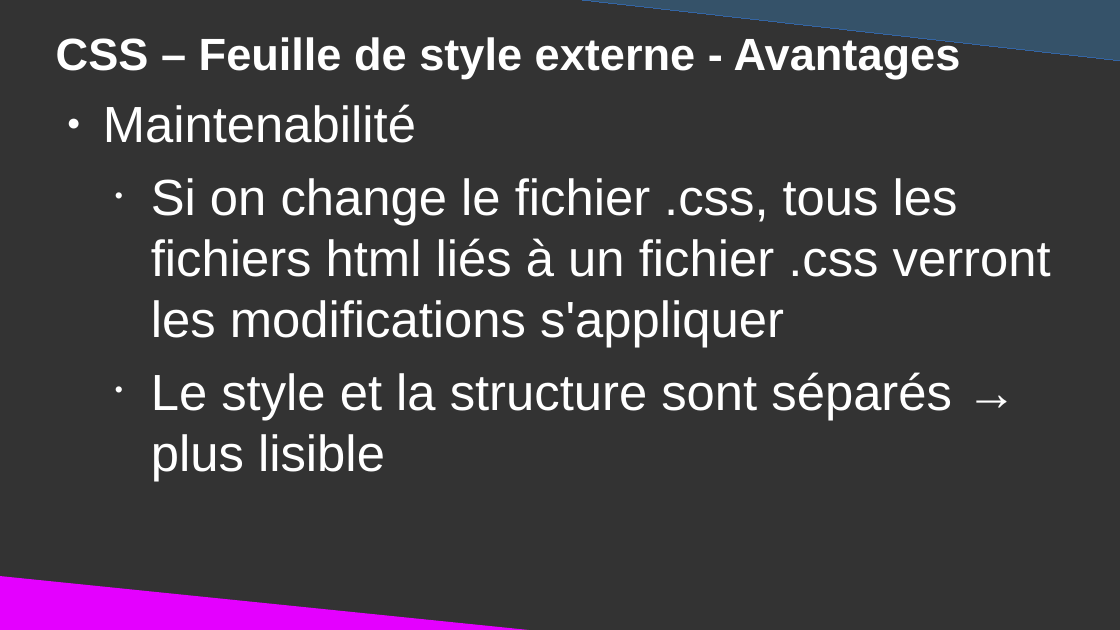
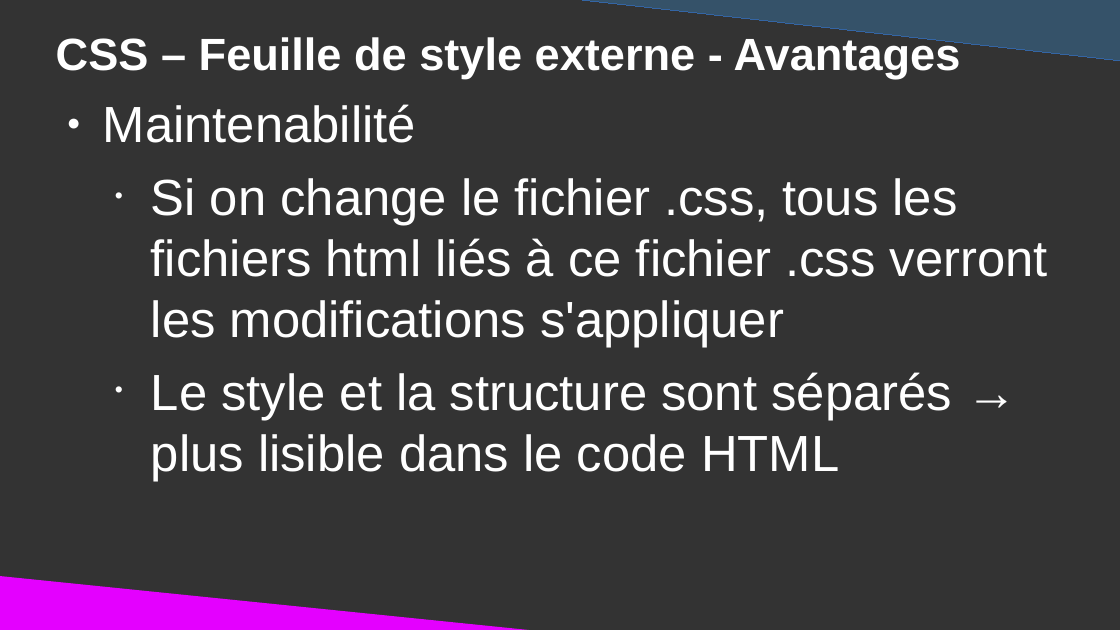
Before and after one commit to DanYellow/cours, a slide deck: slide 43 of integration-web-s1/travaux-pratiques/numero-3/presentation.odp (slide 42 before the commit). Drawn at 1120x630 pixels with LibreOffice and Linux fonts; fonts in the diff are those of the drawing. Boxes give left, top, right and bottom in pixels: in the first picture for what was removed or moved away, otherwise in the second. Text is boxed around its words. In the diff, an @@ line names an element or a change of style, - is before the commit and + after.

```diff
--- a/integration-web-s1/travaux-pratiques/numero-3/presentation.odp
+++ b/integration-web-s1/travaux-pratiques/numero-3/presentation.odp
@@ text at (x1=151, y1=178, x2=1048, y2=481): text changed @@
-  • Si on change le fichier .css, tous les fichiers html liés à un fichier .css verront les modifications s'appliquer
-  • Le style et la structure sont séparés → plus lisible
+  • Si on change le fichier .css, tous les fichiers html liés à ce fichier .css verront les modifications s'appliquer
+  • Le style et la structure sont séparés → plus lisible dans le code HTML
```
Also in this commit, not shown: 48 other slides changed, 1 slide added, 1 slide removed, 3 other files.
